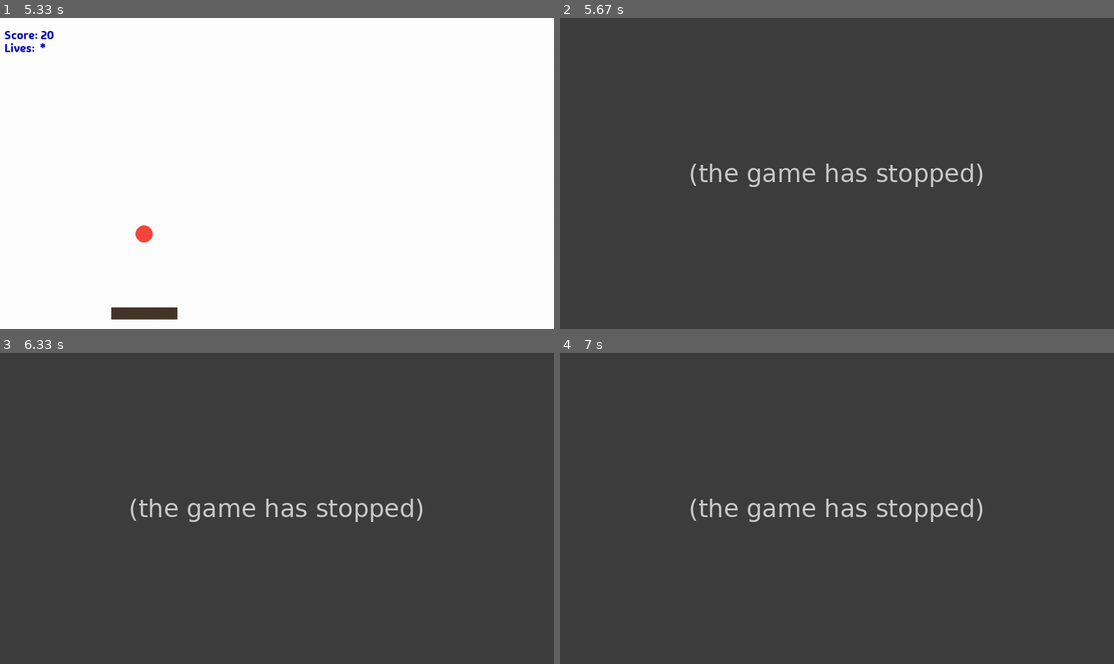
Above: before the commit, frames 1-4 (two rows, left to right).
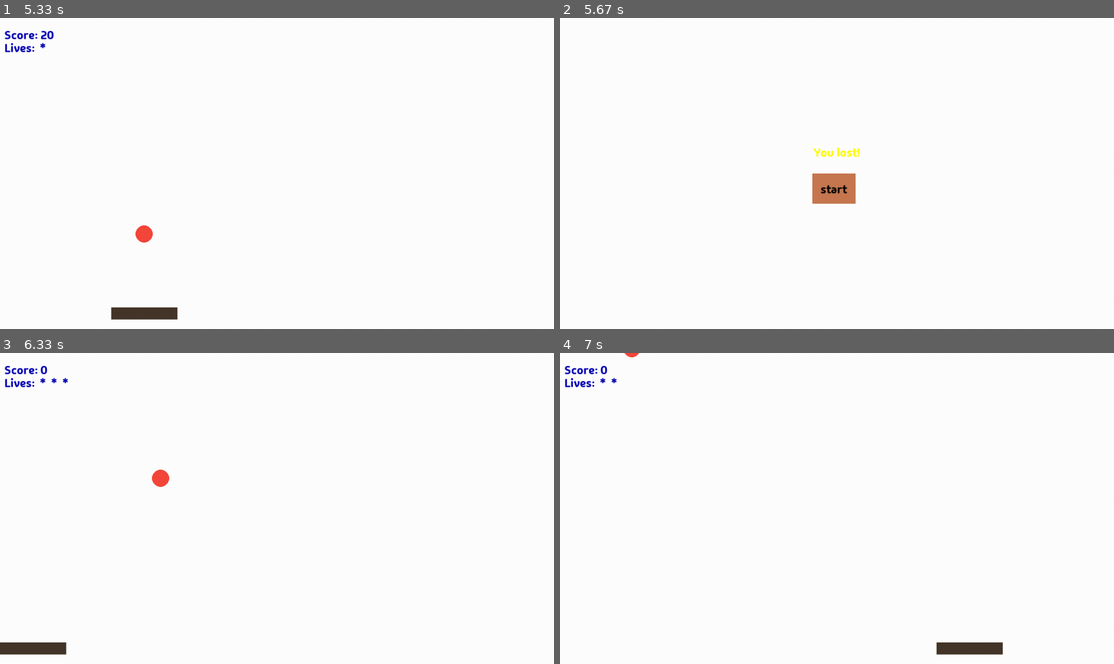
Above: after the commit, the same moments.

Repository: 100ballovby/tuesday_4pm_2324
Game: pygame game, started from 24_pygame2_2702/game.py
The game is run twice, just before and just after one commit, with the same random seed, the same clock (stepped at 60 frames per second) and the same inputs.
Inputs (mouse positions are in pixels of both pictures, inside the frame that each line leads up to):
- Up to frame 1 (5.33 s): hold Right 0.33-0.8 s; click (254, 185) at 0.88 s; hold Left 1.67-2.2 s; hold Left 2.23-2.63 s; hold Right 2.67-3.3 s; hold Left 3.33-3.8 s; hold Right 3.83-4.3 s; hold Left from 4.83 s (still down)
- Up to frame 2 (5.67 s): release Left at 5.37 s; click (903, 201) at 5.45 s
- Up to frame 3 (6.33 s): click "start" at 5.78 s; hold Left from 6.07 s (still down); move the mouse to (288, 402) at 6.1 s
- Up to frame 4 (7 s): release Left at 6.47 s; hold Right from 6.5 s (still down)

Frame 1 is identical in both runs. In frame 2, 100% of the frame differs, in the area x 0-100%, y 0-100%; in frame 3, 100%; in frame 4, 100%.
Before the commit the program exited at 5.6 s; later frames show no game.

Commit message:
Finishing part 3

Diff:
--- a/24_pygame2_2702/game.py
+++ b/24_pygame2_2702/game.py
@@ -36,6 +36,8 @@
 player_speed = 0
 missed_apples = 0
 score = 0
+paused = False
+
 
 # игровые объекты
 player = pg.Rect(0, S_HEIGHT - 50, S_WIDTH * 0.12, S_HEIGHT * 0.04)
@@ -45,43 +47,59 @@
 # print(pg.font.get_fonts()) <- список установленных шрифтов
 pg.display.update()  # если на экране игры нужно что-то показать до начала игры
 while True:  # главный цикл игры
+    if missed_apples >= 3:
+        paused = True
+        score = 0
+        missed_apples = 0
+
     for event in pg.event.get():  # отслеживает события в игре
         if event.type == pg.QUIT:  # если окно игры закрывают крестиком
             sys.exit()  # завершить игру
+        elif event.type == pg.MOUSEBUTTONDOWN:
+            if paused and 'Start' == gf.draw_button(screen, score_font, S_WIDTH // 2,
+                                                    S_HEIGHT // 2, 100, 70, (200, 120, 80)):
+                paused = False
 
     clock.tick(FPS)  # сменяет кадры в игре
     screen.fill(WHITE)
-    pg.draw.rect(screen, BROWN, player)
-    pg.draw.circle(screen, RED, (apple.x, apple.y), 20)
 
-    score_text = score_font.render('Score: ' + str(score), True, (0, 0, 180))
-    screen.blit(score_text, (10, 20))
-    lives = 3 - missed_apples
-    msg = ''
-    for i in range(lives):
-        msg += ' * '
-    missed_text = score_font.render('Lives: ' + msg, True, (0, 0, 180))
-    screen.blit(missed_text, (10, 50))
+    # отображение информации
+    if paused:
+        # отображать текст о паузе
+        text_surface = score_font.render('You lost!', True, (255, 255, 0))
+        text_rect = text_surface.get_rect(center=(S_WIDTH // 2, S_HEIGHT // 2 - 50))
+        screen.blit(text_surface, text_rect)
+        gf.draw_button(screen, score_font, S_WIDTH * 0.456,
+                       S_HEIGHT // 2, 100, 70, (200, 120, 80))
+        pg.display.update()
+    else:
+        pg.draw.rect(screen, BROWN, player)
+        pg.draw.circle(screen, RED, (apple.x, apple.y), 20)
 
+        score_text = score_font.render('Score: ' + str(score), True, (0, 0, 180))
+        screen.blit(score_text, (10, 20))
+        lives = 3 - missed_apples
+        msg = ''
+        for i in range(lives):
+            msg += ' * '
+        missed_text = score_font.render('Lives: ' + msg, True, (0, 0, 180))
+        screen.blit(missed_text, (10, 50))
 
-    pg.display.update()  # должен оставаться последним из отображений
+        pg.display.update()  # должен оставаться последним из отображений
 
-    # здесь обрабатываем логику игры
-    keys = pg.key.get_pressed()
-    if keys[pg.K_LEFT]:  # если в списке нажатых кнопок кнопке K_LEFT соответствует значение True
-        player_speed -= speed
-    elif keys[pg.K_RIGHT]:
-        player_speed += speed
-    else:  # когда все кнопки отпущены
-        player_speed = 0
+        # здесь обрабатываем логику игры
+        keys = pg.key.get_pressed()
+        if keys[pg.K_LEFT]:  # если в списке нажатых кнопок кнопке K_LEFT соответствует значение True
+            player_speed -= speed
+        elif keys[pg.K_RIGHT]:
+            player_speed += speed
+        else:  # когда все кнопки отпущены
+            player_speed = 0
 
-    gf.player_motion(player, screen, player_speed)
-    apple_catch = gf.non_playable_obj_move(apple, player, screen, apple_speed)
+        gf.player_motion(player, screen, player_speed)
+        apple_catch = gf.non_playable_obj_move(apple, player, screen, apple_speed)
 
-    if apple_catch == 'miss':
-        missed_apples += 1
-    elif apple_catch == 'catch':
-        score += 10
-
-    if missed_apples >= 3:
-        sys.exit()
+        if apple_catch == 'miss':
+            missed_apples += 1
+        elif apple_catch == 'catch':
+            score += 10
